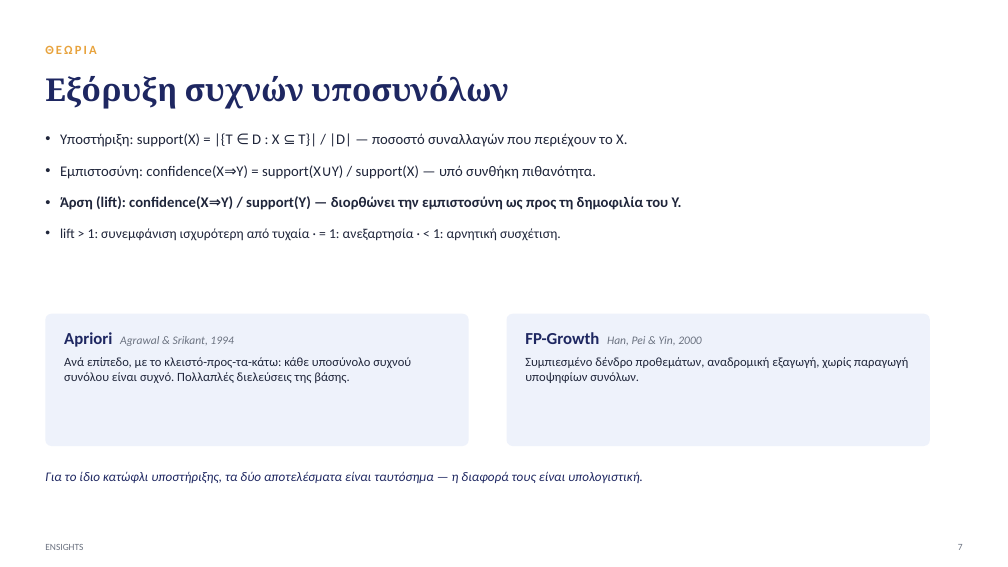
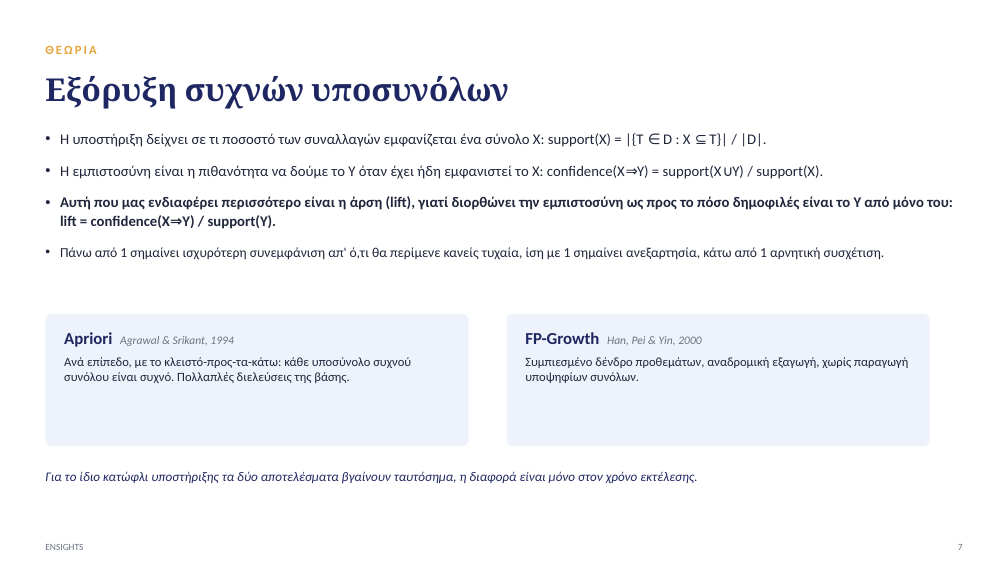
Before and after one commit to xrhstosmour/ensights, a slide deck: slide 8 of ensights-thesis-defense.pptx. Drawn at 1008x567 pixels with LibreOffice and Linux fonts; fonts in the diff are those of the drawing. Boxes give left, top, right and bottom in pixels: in the first picture for what was removed or moved away, otherwise in the second. Text is boxed around its words. In the diff, an @@ line names an element or a change of style, - is before the commit and + after.

```diff
--- a/ensights-thesis-defense.pptx
+++ b/ensights-thesis-defense.pptx
@@ text at (60, 133, 953, 260): text changed @@
-• Υποστήριξη: support(X) = |{T ∈ D : X ⊆ T}| / |D| — ποσοστό συναλλαγών που περιέχουν το X.
-• Εμπιστοσύνη: confidence(X⇒Y) = support(X∪Y) / support(X) — υπό συνθήκη πιθανότητα.
-• Άρση (lift): confidence(X⇒Y) / support(Y) — διορθώνει την εμπιστοσύνη ως προς τη δημοφιλία του Y.
-• lift > 1: συνεμφάνιση ισχυρότερη από τυχαία · = 1: ανεξαρτησία · < 1: αρνητική συσχέτιση.
+• Η υποστήριξη δείχνει σε τι ποσοστό των συναλλαγών εμφανίζεται ένα σύνολο X: support(X) = |{T ∈ D : X ⊆ T}| / |D|.
+• Η εμπιστοσύνη είναι η πιθανότητα να δούμε το Y όταν έχει ήδη εμφανιστεί το X: confidence(X⇒Y) = support(X∪Y) / support(X).
+• Αυτή που μας ενδιαφέρει περισσότερο είναι η άρση (lift), γιατί διορθώνει την εμπιστοσύνη ως προς το πόσο δημοφιλές είναι το Y από μόνο του: lift = confidence(X⇒Y) / support(Y).
+• Πάνω από 1 σημαίνει ισχυρότερη συνεμφάνιση απ' ό,τι θα περίμενε κανείς τυχαία, ίση με 1 σημαίνει ανεξαρτησία, κάτω από 1 αρνητική συσχέτιση.
@@ text at (45, 471, 697, 484): text changed @@
-Για το ίδιο κατώφλι υποστήριξης, τα δύο αποτελέσματα είναι ταυτόσημα — η διαφορά τους είναι υπολογιστική.
+Για το ίδιο κατώφλι υποστήριξης τα δύο αποτελέσματα βγαίνουν ταυτόσημα, η διαφορά είναι μόνο στον χρόνο εκτέλεσης.
```
Also in this commit, not shown: 31 other slides changed.
